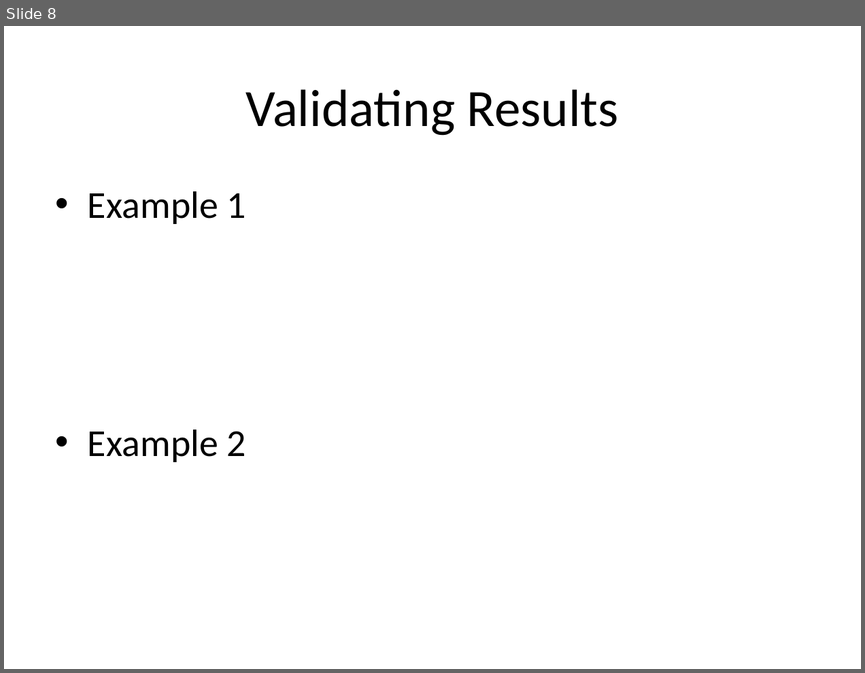
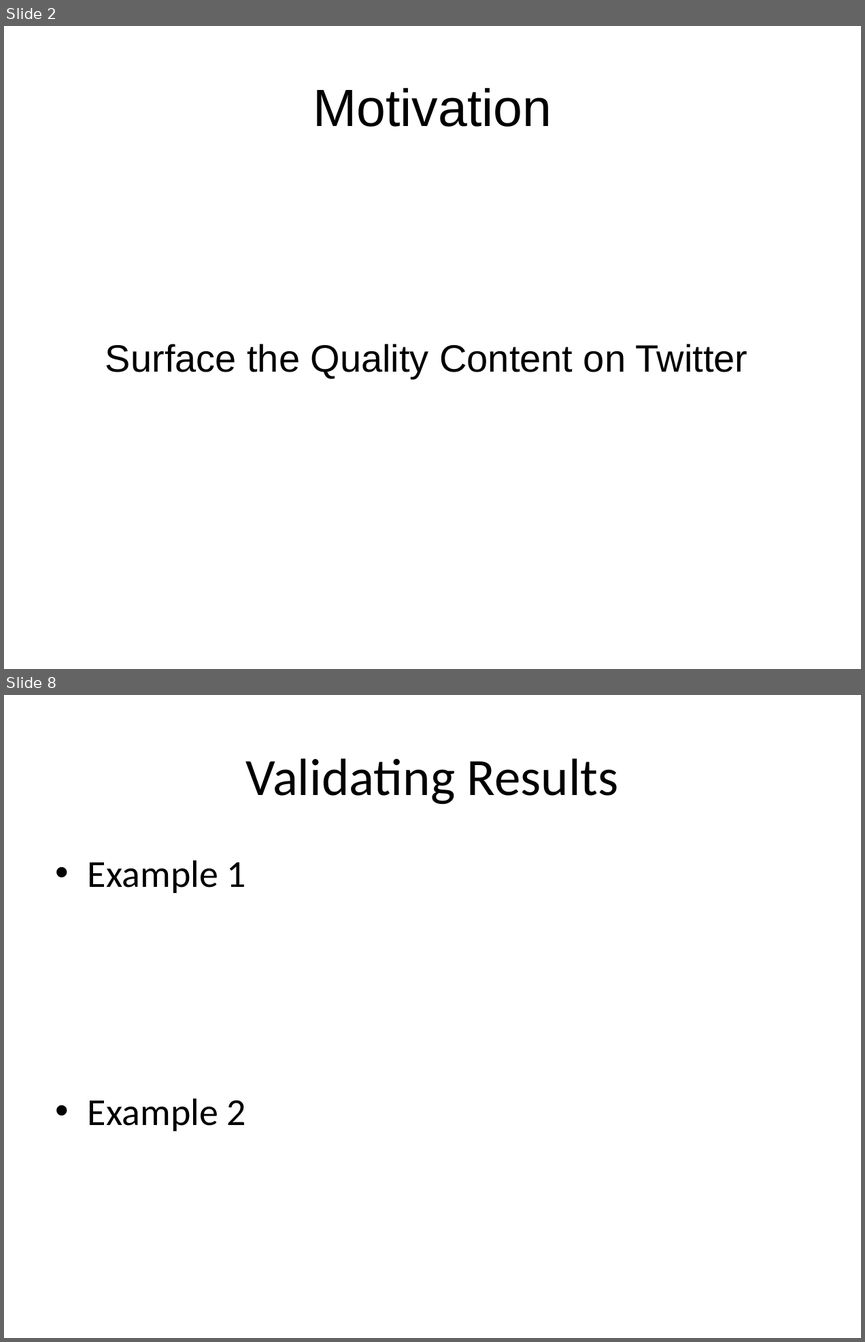
Before and after one commit to susiexsun/capstone_project, a slide deck: capstone_presentation.pptx. Shown one above the other, each under a label of ours: slide 8 before the commit, slides 2 and 8 after it; the slides between them are not shown. The pictures are 865x673 and 865x1342 pixels, drawn with LibreOffice and Linux fonts; fonts in the diff are those of the drawing. Boxes give left, top, right and bottom in pixels: in the first picture for what was removed or moved away, otherwise in the second. Text is boxed around its words. In the diff, an @@ line names an element or a change of style, - is before the commit and + after.

```diff
--- a/capstone_presentation.pptx
+++ b/capstone_presentation.pptx
@@ slide 2 added at [4,26,861,669], background #FFFFFF @@
@@ title added at [313,88,551,127], 44 pt, text #000000 @@
+Motivation
@@ text added at [105,344,748,379], 32 pt, text #000000 @@
+Surface the Quality Content on Twitter
```
Also in this commit, not shown: 6 slides changed, 1 other slide added, 1 slide removed, 7 other files.
